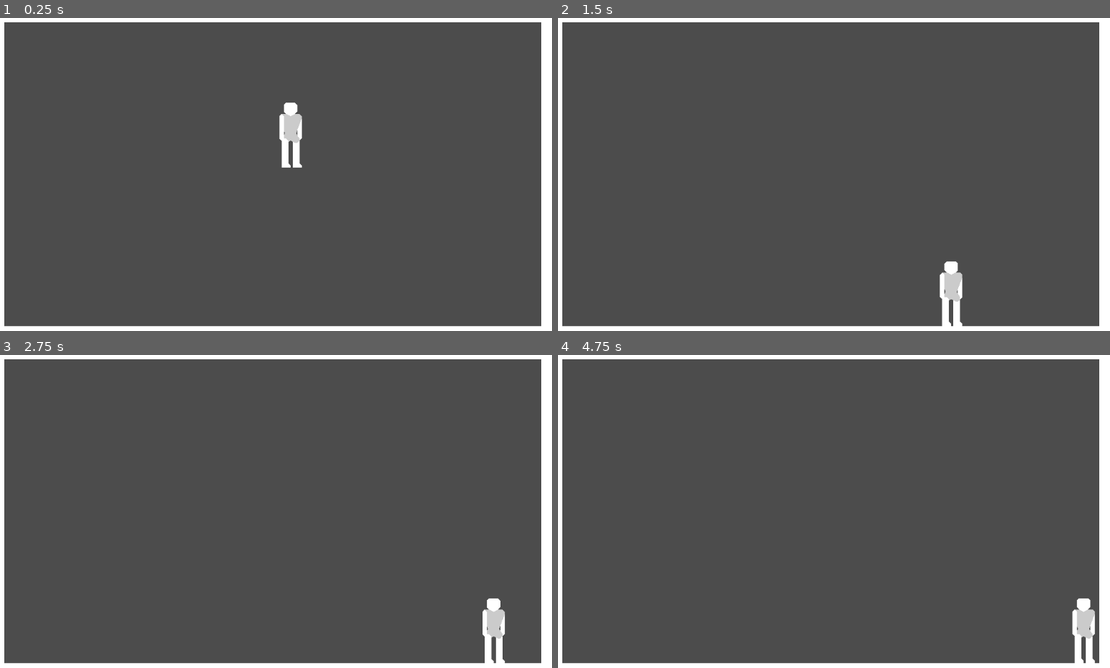
Above: before the commit, frames 1-4 (two rows, left to right).
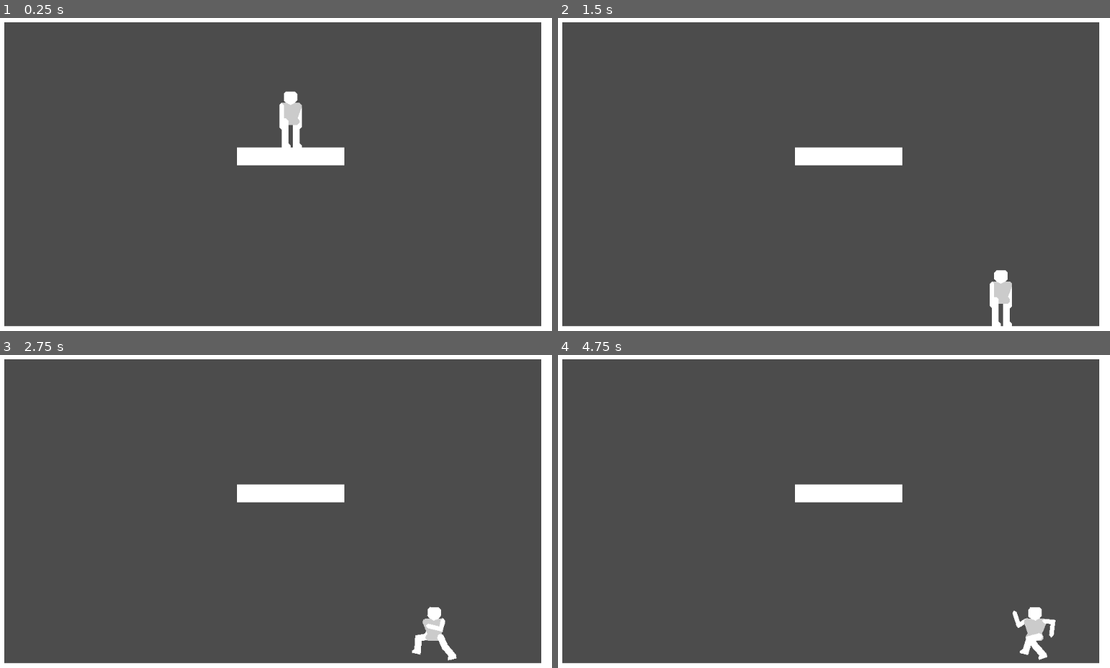
Above: after the commit, the same moments.

Repository: DarknessCatt/Lost-Soul
Game: Godot game, scene res://Maps/Debug_Map/Debug_Map.tscn
The game is run twice, just before and just after one commit, with the same random seed, the same clock (stepped at 60 frames per second) and the same inputs. The project has no main scene, so this scene is started directly.
Inputs:
- Up to frame 1 (0.25 s): no input
- Up to frame 2 (1.5 s): hold Right (hero_right) from 0.53 s (still down)
- Up to frame 3 (2.75 s): release Right (hero_right) at 2.03 s; hold Left (hero_left) from 2.03 s (still down)
- Up to frame 4 (4.75 s): release Left (hero_left) at 2.78 s; hold Right (hero_right) 2.78-4.28 s; hold Left (hero_left) from 4.28 s (still down)

The runs differ from the first frame. In frame 1, 1.5% of the frame differs, in the area x 42-63%, y 23-48%; in frame 2, 2.4%; in frame 3, 2.4%; in frame 4, 2.4%, in the area x 42-98%, y 41-99%.

Commit message:
Add walking and falling

Diff:
--- a/Lost_Soul/Entities/Hero/FSM/Falling.gd
+++ b/Lost_Soul/Entities/Hero/FSM/Falling.gd
@@ -1,16 +1,17 @@
 extends Node
 
-const GRAV : int = 40
+const GRAV : int = 5000
+const MAX_GRAV : int = 1000
 const NORMAL : Vector2 = Vector2(0, -1)
 
 func enter(_Player : KinematicBody2D) -> void:
-	pass
+	_Player.speed.y = 20
 
 func exit(_Player : KinematicBody2D) -> void:
-	_Player.speed.y = 1
+	_Player.speed.y = 10
 
 func update(_Player: KinematicBody2D, delta : float) -> void:
-	_Player.speed.y += GRAV
+	_Player.speed.y += GRAV*delta
 	_Player.move_and_slide(_Player.speed, NORMAL)
 
 	if _Player.is_on_floor():
--- a/Lost_Soul/Entities/Hero/FSM/OnGround.gd
+++ b/Lost_Soul/Entities/Hero/FSM/OnGround.gd
@@ -1,8 +1,8 @@
 extends Node
 
 const NORMAL : Vector2 = Vector2(0, -1)
-const ACCEL : int = 400
-const MAX_SPEED : int = 400
+const ACCEL : int = 3000
+const MAX_SPEED : int = 300
 const FRICTION : float = 0.75
 
 #Direction Enum FSM
@@ -20,7 +20,7 @@
 		direction = NONE
 
 func exit(_Player : KinematicBody2D) -> void:
-	pass
+	_Player._change_anim("Rest")
 
 func update(_Player: KinematicBody2D, delta : float) -> void:
 	var spdx : float = _Player.speed.x + direction*ACCEL*delta
@@ -28,11 +28,25 @@
 	if sign(spdx) != direction : spdx *= FRICTION
 
 	if abs(spdx) > MAX_SPEED: spdx = MAX_SPEED*direction
-	elif abs(spdx) < 0.5: spdx = 0
+	elif abs(spdx) < 10: spdx = 0
+
+	if sign(spdx) != sign(_Player.speed.x):
+		match sign(spdx):
+			-1.0:
+				_Player.body.scale.x = -1
+				_Player._change_anim("Walking")
+			0.0:
+				_Player._change_anim("Rest")
+			1.0:
+				_Player.body.scale.x = 1
+				_Player._change_anim("Walking")
 
 	_Player.speed.x = spdx
 
 	_Player.move_and_slide(_Player.speed, NORMAL)
+
+	if not _Player.is_on_floor():
+		_Player._change_state($"../Falling")
 
 func input(_Player: KinematicBody2D, event : InputEvent) -> void:
 
--- a/Lost_Soul/Entities/Hero/Hero.gd
+++ b/Lost_Soul/Entities/Hero/Hero.gd
@@ -1,4 +1,7 @@
 extends KinematicBody2D
+
+#Info
+onready var body : Node2D = $Body
 
 #Movement
 var speed : Vector2 = Vector2(0,0)
@@ -16,3 +19,6 @@
 	cur_state.exit(self)
 	cur_state = new_state
 	cur_state.enter(self)
+
+func _change_anim(new_anim : String):
+	$Animations.play(new_anim)
--- a/Lost_Soul/Entities/Hero/Hero.tscn
+++ b/Lost_Soul/Entities/Hero/Hero.tscn
@@ -6,6 +6,8 @@
 
 [sub_resource type="Animation" id=1]
 resource_name = "Rest"
+length = 0.01
+loop = true
 tracks/0/type = "value"
 tracks/0/path = NodePath("Body/Hip/Torso/Right_Arm:position")
 tracks/0/interp = 1
@@ -559,6 +561,155 @@
 "values": [ 0.0 ]
 }
 
+[sub_resource type="Animation" id=3]
+resource_name = "Walking"
+length = 0.8
+loop = true
+tracks/0/type = "value"
+tracks/0/path = NodePath("Body/Hip/Torso/Left_Arm:rotation_degrees")
+tracks/0/interp = 2
+tracks/0/loop_wrap = true
+tracks/0/imported = false
+tracks/0/enabled = true
+tracks/0/keys = {
+"times": PoolRealArray( 0.2, 0.6 ),
+"transitions": PoolRealArray( 1, 1 ),
+"update": 0,
+"values": [ 89.9999, -19.5946 ]
+}
+tracks/1/type = "value"
+tracks/1/path = NodePath("Body/Hip/Torso/Left_Arm/Left_Hand:rotation_degrees")
+tracks/1/interp = 2
+tracks/1/loop_wrap = true
+tracks/1/imported = false
+tracks/1/enabled = true
+tracks/1/keys = {
+"times": PoolRealArray( 0.2, 0.6 ),
+"transitions": PoolRealArray( 1, 1 ),
+"update": 0,
+"values": [ -89.9999, -89.9999 ]
+}
+tracks/2/type = "value"
+tracks/2/path = NodePath("Body/Hip/Torso/Right_Arm:rotation_degrees")
+tracks/2/interp = 2
+tracks/2/loop_wrap = true
+tracks/2/imported = false
+tracks/2/enabled = true
+tracks/2/keys = {
+"times": PoolRealArray( 0.2, 0.6 ),
+"transitions": PoolRealArray( 1, 1 ),
+"update": 0,
+"values": [ -59.9999, 59.9999 ]
+}
+tracks/3/type = "value"
+tracks/3/path = NodePath("Body/Hip/Torso/Right_Arm/Right_Hand:rotation_degrees")
+tracks/3/interp = 2
+tracks/3/loop_wrap = true
+tracks/3/imported = false
+tracks/3/enabled = true
+tracks/3/keys = {
+"times": PoolRealArray( 0.2, 0.6 ),
+"transitions": PoolRealArray( 1, 1 ),
+"update": 0,
+"values": [ -105.0, -89.9999 ]
+}
+tracks/4/type = "value"
+tracks/4/path = NodePath("Body/Hip/Left_Leg:rotation_degrees")
+tracks/4/interp = 2
+tracks/4/loop_wrap = true
+tracks/4/imported = false
+tracks/4/enabled = true
+tracks/4/keys = {
+"times": PoolRealArray( 0, 0.2, 0.4, 0.6 ),
+"transitions": PoolRealArray( 1, 1, 1, 1 ),
+"update": 0,
+"values": [ -3.87282, -80.4036, -21.4229, 24.7522 ]
+}
+tracks/5/type = "value"
+tracks/5/path = NodePath("Body/Hip/Right_Leg/Right_Shin/Right_Foot:rotation_degrees")
+tracks/5/interp = 2
+tracks/5/loop_wrap = true
+tracks/5/imported = false
+tracks/5/enabled = true
+tracks/5/keys = {
+"times": PoolRealArray( 0, 0.2, 0.4, 0.6 ),
+"transitions": PoolRealArray( 1, 1, 1, 1 ),
+"update": 0,
+"values": [ -15.0, -26.5721, -5.6408, -9.20031 ]
+}
+tracks/6/type = "value"
+tracks/6/path = NodePath("Body/Hip/Right_Leg/Right_Shin:rotation_degrees")
+tracks/6/interp = 2
+tracks/6/loop_wrap = true
+tracks/6/imported = false
+tracks/6/enabled = true
+tracks/6/keys = {
+"times": PoolRealArray( 0, 0.2, 0.4, 0.6 ),
+"transitions": PoolRealArray( 1, 1, 1, 1 ),
+"update": 0,
+"values": [ 48.3608, -3.76391, 74.565, 83.8609 ]
+}
+tracks/7/type = "value"
+tracks/7/path = NodePath("Body/Hip/Right_Leg:rotation_degrees")
+tracks/7/interp = 2
+tracks/7/loop_wrap = true
+tracks/7/imported = false
+tracks/7/enabled = true
+tracks/7/keys = {
+"times": PoolRealArray( 0, 0.2, 0.4, 0.6 ),
+"transitions": PoolRealArray( 1, 1, 1, 1 ),
+"update": 0,
+"values": [ -34.4126, 29.3305, 14.486, -80.7757 ]
+}
+tracks/8/type = "value"
+tracks/8/path = NodePath("Body/Hip/Left_Leg/Left_Shin/Left_Foot:rotation_degrees")
+tracks/8/interp = 2
+tracks/8/loop_wrap = true
+tracks/8/imported = false
+tracks/8/enabled = true
+tracks/8/keys = {
+"times": PoolRealArray( 0, 0.2, 0.4, 0.6 ),
+"transitions": PoolRealArray( 1, 1, 1, 1 ),
+"update": 0,
+"values": [ 0.0, 0.0, 15.0, -30.0 ]
+}
+tracks/9/type = "value"
+tracks/9/path = NodePath("Body/Hip/Left_Leg/Left_Shin:rotation_degrees")
+tracks/9/interp = 2
+tracks/9/loop_wrap = true
+tracks/9/imported = false
+tracks/9/enabled = true
+tracks/9/keys = {
+"times": PoolRealArray( 0, 0.2, 0.4, 0.6 ),
+"transitions": PoolRealArray( 1, 1, 1, 1 ),
+"update": 0,
+"values": [ 82.7031, 74.0695, 0.143295, 0.0730795 ]
+}
+tracks/10/type = "value"
+tracks/10/path = NodePath("Body/Hip/Torso/Head:rotation_degrees")
+tracks/10/interp = 2
+tracks/10/loop_wrap = true
+tracks/10/imported = false
+tracks/10/enabled = true
+tracks/10/keys = {
+"times": PoolRealArray( 0, 0.4 ),
+"transitions": PoolRealArray( 1, 1 ),
+"update": 0,
+"values": [ -15.0, 15.0 ]
+}
+tracks/11/type = "value"
+tracks/11/path = NodePath("Body/Hip/Torso:rotation_degrees")
+tracks/11/interp = 2
+tracks/11/loop_wrap = true
+tracks/11/imported = false
+tracks/11/enabled = true
+tracks/11/keys = {
+"times": PoolRealArray( 0, 0.4 ),
+"transitions": PoolRealArray( 1, 1 ),
+"update": 0,
+"values": [ 5.0, -5.0 ]
+}
+
 [sub_resource type="RectangleShape2D" id=2]
 extents = Vector2( 12, 48 )
 
@@ -566,7 +717,9 @@
 script = ExtResource( 1 )
 
 [node name="Animations" type="AnimationPlayer" parent="."]
+autoplay = "Rest"
 anims/Rest = SubResource( 1 )
+anims/Walking = SubResource( 3 )
 
 [node name="States" type="Node" parent="."]
 
@@ -582,38 +735,52 @@
 position = Vector2( 16, -20 )
 offset = Vector2( 30.2005, 27.966 )
 polygon = PoolVector2Array( -30.2005, -31.966, -26.2005, -27.966, -26.2005, -7.96604, -34.2005, -7.96604, -34.2005, -27.966 )
+__meta__ = {
+"_edit_lock_": true
+}
 
 [node name="Right_Hand" type="Polygon2D" parent="Body"]
 position = Vector2( 16, -4 )
 offset = Vector2( 31.8105, 42.7501 )
 polygon = PoolVector2Array( -31.8105, -46.7501, -27.8105, -42.7501, -27.8105, -18.7501, -31.8105, -14.7501, -35.8105, -18.7501, -35.8105, -42.7501 )
+__meta__ = {
+"_edit_lock_": true
+}
 
 [node name="Right_Leg" type="Polygon2D" parent="Body"]
-position = Vector2( 10, 24 )
+position = Vector2( 10, 8 )
 offset = Vector2( 28.2005, 31.966 )
 polygon = PoolVector2Array( -30.2005, -35.966, -26.2005, -35.966, -22.2005, -31.966, -22.2005, -7.96604, -34.2005, -7.96604, -34.2005, -31.966 )
+__meta__ = {
+"_edit_lock_": true
+}
 
 [node name="Right_Shin" type="Polygon2D" parent="Body"]
-position = Vector2( 10, 44 )
+position = Vector2( 10, 28 )
 offset = Vector2( 29.8696, 42.7614 )
 polygon = PoolVector2Array( -31.8696, -46.7614, -27.8696, -46.7614, -23.8696, -42.7614, -23.8696, -22.7614, -27.8696, -18.7614, -31.8696, -18.7614, -35.8696, -22.7614, -35.8696, -42.7614 )
+__meta__ = {
+"_edit_lock_": true
+}
 
 [node name="Right_Foot" type="Polygon2D" parent="Body"]
-position = Vector2( 10, 66 )
+position = Vector2( 10, 50 )
 offset = Vector2( 29.9114, 20.7618 )
 polygon = PoolVector2Array( -23.9114, -22.7618, -19.9114, -18.7618, -19.9114, -14.7618, -35.9114, -14.7618, -35.9114, -22.7618, -31.9114, -26.7618, -27.9114, -26.7618 )
+__meta__ = {
+"_edit_lock_": true
+}
 
 [node name="Hip" type="Polygon2D" parent="Body"]
-position = Vector2( 0, 12 )
 color = Color( 0.8, 0.8, 0.8, 1 )
 offset = Vector2( 0, -12 )
-polygon = PoolVector2Array( -12, 28, -8, 28, 0, 24, 8, 28, 12, 28, 16, 24, 16, 20, 8, 8, -8, 8, -16, 20, -16, 24 )
+polygon = PoolVector2Array( -12, 28, -8, 28, 0, 24, 8, 28, 12, 28, 16, 24, 16, 20, 10.7522, 12.1283, 8, 8, -8, 8, -16, 20, -16, 24 )
 __meta__ = {
 "_edit_ik_": true
 }
 
 [node name="Torso" type="Polygon2D" parent="Body/Hip"]
-position = Vector2( 0, 4 )
+position = Vector2( 0, 16 )
 color = Color( 0.8, 0.8, 0.8, 1 )
 offset = Vector2( 0, -16 )
 polygon = PoolVector2Array( -7.99883, 16.1367, 7.99883, 15.8633, 20, -16, 20, -20, 16, -24, -16, -24, -20, -20, -20, -16 )
@@ -676,7 +843,7 @@
 }
 
 [node name="Left_Leg" type="Polygon2D" parent="Body/Hip"]
-position = Vector2( -10, 12 )
+position = Vector2( -10, 8 )
 offset = Vector2( 28.2005, 31.966 )
 polygon = PoolVector2Array( -30.2005, -35.966, -26.2005, -35.966, -22.2005, -31.966, -22.2005, -7.96604, -34.2005, -7.96604, -34.2005, -31.966 )
 __meta__ = {
@@ -707,7 +874,7 @@
 }
 
 [node name="Right_Leg" type="RemoteTransform2D" parent="Body/Hip"]
-position = Vector2( 10, 12 )
+position = Vector2( 10, 8 )
 remote_path = NodePath("../../Right_Leg")
 __meta__ = {
 "_edit_ik_": true
@@ -734,5 +901,9 @@
 }
 
 [node name="Body_Collision" type="CollisionShape2D" parent="."]
-position = Vector2( 0, 24 )
+visible = false
+position = Vector2( 0, 8 )
 shape = SubResource( 2 )
+__meta__ = {
+"_edit_lock_": true
+}
--- a/Lost_Soul/Maps/Debug_Map/Debug_Map.tscn
+++ b/Lost_Soul/Maps/Debug_Map/Debug_Map.tscn
@@ -6,7 +6,7 @@
 [node name="Debug_Map" type="Node2D"]
 
 [node name="Placeholder_White" parent="." instance=ExtResource( 2 )]
-tile_data = PoolIntArray( 0, 0, 0, 1, 0, 0, 2, 0, 0, 3, 0, 0 …(448 unchanged characters)… , 0, 0, 458783, 0, 0, 524288, 0, 0, 524319, 0, 0, 589824, 0, 0, 589855, 0, 0, 65 …(706 unchanged characters)…
+tile_data = PoolIntArray( 0, 0, 0, 1, 0, 0, 2, 0, 0, 3, 0, 0 …(448 unchanged characters)… , 0, 0, 458783, 0, 0, 524288, 0, 0, 524302, 0, 0, 524303, 0, 0, 524304, 0, 0, 524305, 0, 0, 524306, 0, 0, 524307, 0, 0, 524319, 0, 0, 589824, 0, 0, 589855, 0, 0, 65 …(706 unchanged characters)…
 
 [node name="Hero" parent="." instance=ExtResource( 1 )]
 position = Vector2( 543.743, 140.086 )
Not shown: 1 places in Lost_Soul/Entities/Hero/Hero.tscn that only renumber resources
